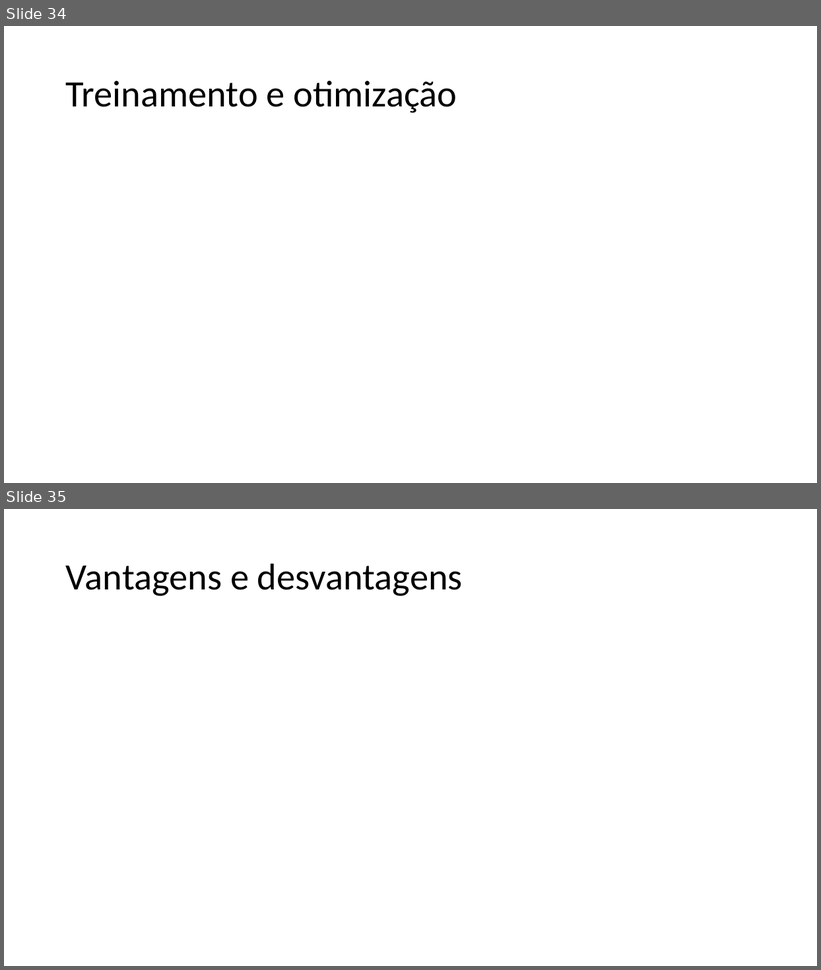
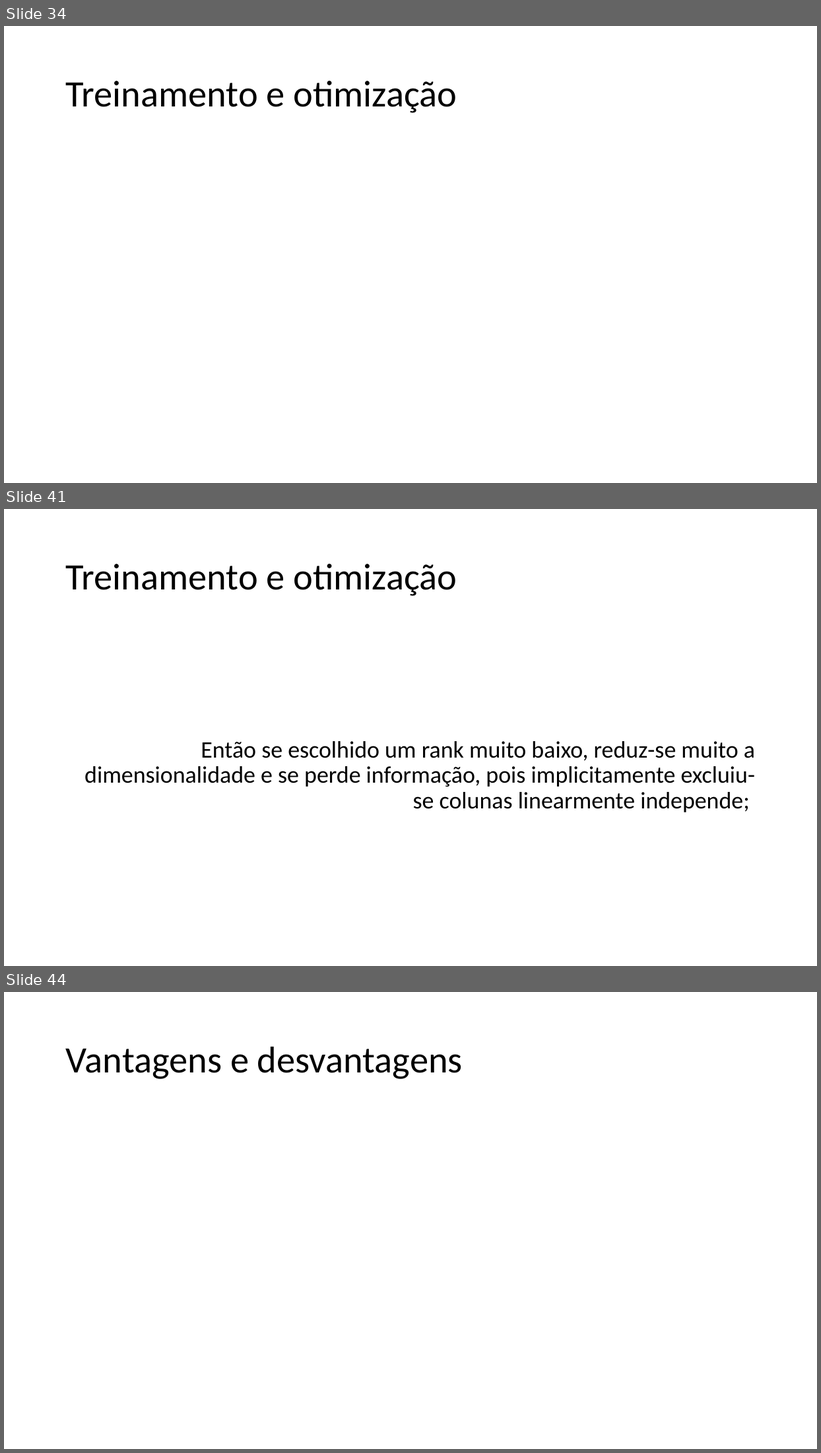
Before and after one commit to guerrato/guerrato_967_tp558, a slide deck: seminarios/ciclo 2/TP558_LoRA.pptx. Shown one above the other, each under a label of ours: slides 34 and 35 before the commit, slides 34, 41 and 44 after it; the slides between them are not shown. The pictures are 821x970 and 821x1453 pixels, drawn with LibreOffice and Linux fonts; fonts in the diff are those of the drawing; grey boxes stand for pictures. Boxes give left, top, right and bottom in pixels: in the first picture for what was removed or moved away, otherwise in the second. Text is boxed around its words. In the diff, an @@ line names an element or a change of style, - is before the commit and + after.

Commit message:
Finish treinamento

```diff
--- a/seminarios/ciclo 2/TP558_LoRA.pptx
+++ b/seminarios/ciclo 2/TP558_LoRA.pptx
@@ slide 41 added at (x1=4, y1=509, x2=817, y2=966), background #FFFFFF @@
@@ title added at (x1=66, y1=564, x2=457, y2=596), 44 pt, text #000000 @@
+Treinamento e otimização
@@ text added at (x1=85, y1=741, x2=755, y2=813), 28 pt, text #000000 @@
+Então se escolhido um rank muito baixo, reduz-se muito a dimensionalidade e se perde informação, pois implicitamente excluiu-se colunas linearmente independe;
@@ what was slide 35 is now slide 44 @@
```
Also in this commit, not shown: 2 slides changed, 9 other slides added, 1 slide removed.
